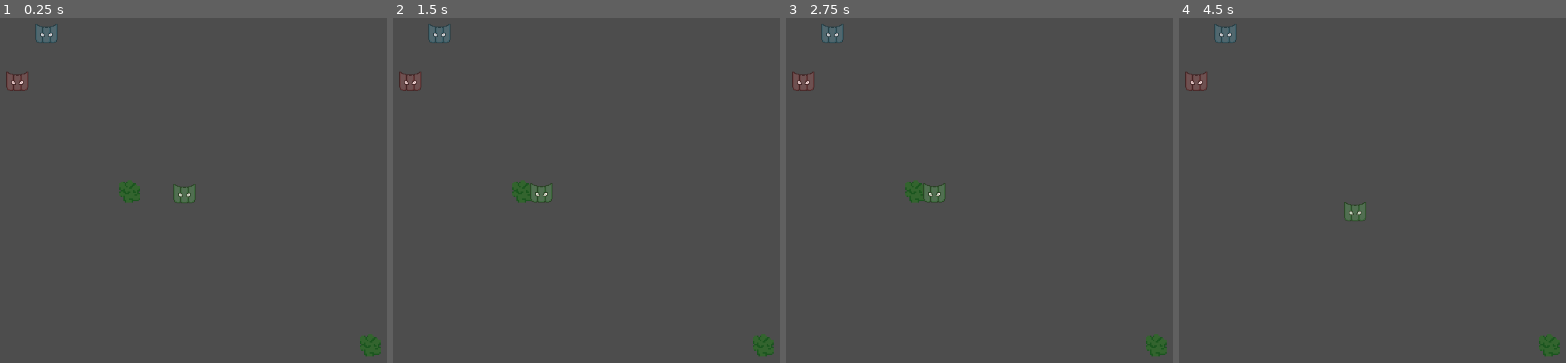
Above: before the commit, frames 1-4 (left to right).
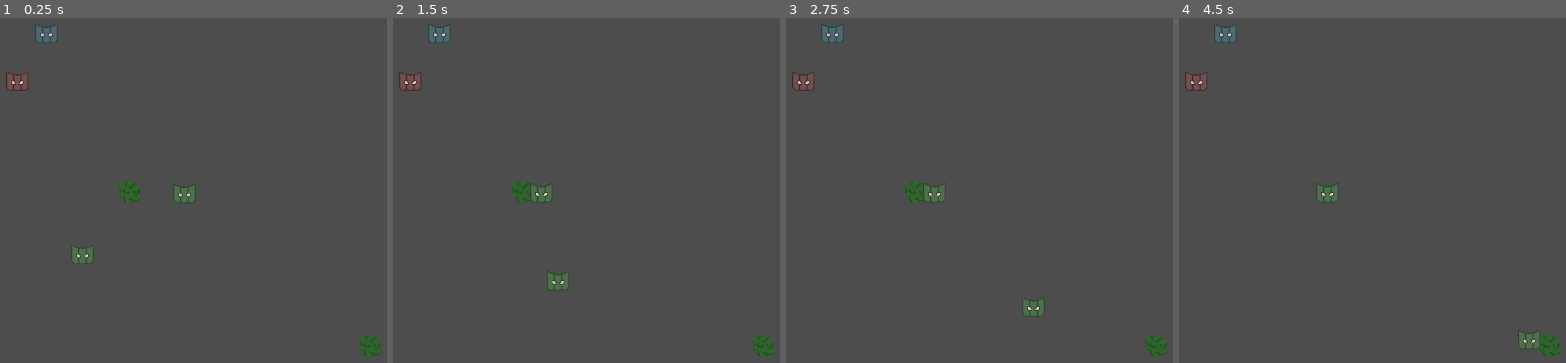
Above: after the commit, the same moments.

Repository: Kayno0o/gwj-86-godot
Game: Godot game, scene res://scenes/game/game.tscn
Same seed, same stepped clock (60 frames per second), same inputs: the game is played once before the commit and once after it.
Inputs:
- Up to frame 1 (0.25 s): no input
- Up to frame 2 (1.5 s): no input
- Up to frame 3 (2.75 s): no input
- Up to frame 4 (4.5 s): tap Enter at 3.5 s

The runs differ from the first frame. In frame 1, 0.3% of the frame differs, in the area x 18-25%, y 65-72%; in frame 2, 0.3%; in frame 3, 0.3%; in frame 4, 0.8%, in the area x 35-94%, y 47-96%.

Commit message:
feat: target only once a same tree

Diff:
--- a/scenes/game/game.tscn
+++ b/scenes/game/game.tscn
@@ -27,3 +27,6 @@
 
 [node name="MaskGreen" parent="Characters" instance=ExtResource("4_lfrn8")]
 position = Vector2(314, 313)
+
+[node name="MaskGreen2" parent="Characters" instance=ExtResource("4_lfrn8")]
+position = Vector2(118, 393)
--- a/scripts/characters/green/mask_green.gd
+++ b/scripts/characters/green/mask_green.gd
@@ -1,6 +1,6 @@
 extends Mask
 
-var target: Node2D = null
+var target: ResourceNode = null
 
 func abstract_ready():
 	check_timer.timeout.connect(_on_check_timer_timeout)
@@ -16,7 +16,7 @@
 	find_target()
 
 func _on_damage_timer_timeout():
-	if target and is_instance_valid(target) and is_instance_of(target, ResourceNode):
+	if target and is_instance_valid(target):
 		var distance = global_position.distance_to(target.global_position)
 		if distance < 30.0:
 			target.on_damage(attack)
@@ -32,13 +32,20 @@
 	var nearest_distance = INF
 
 	for tree in trees:
+		if tree.is_targeted:
+			continue
+
 		var distance = global_position.distance_to(tree.global_position)
 		if distance < nearest_distance:
 			nearest_distance = distance
 			nearest_tree = tree
 
 	if nearest_tree:
+		if target:
+			target.is_targeted = false
+
 		target = nearest_tree
+		target.is_targeted = true
 
 	if check_timer.is_stopped():
 		check_timer.start(check_cooldown)
@@ -54,9 +61,8 @@
 
 	if distance < 30.0:
 		velocity = Vector2.ZERO
-		if is_instance_of(target, ResourceNode):
-			if damage_timer.is_stopped():
-				damage_timer.start(attack_speed)
+		if damage_timer.is_stopped():
+			damage_timer.start(attack_speed)
 		return
 
 	velocity = direction * movement_speed
--- a/scripts/objects/resource.gd
+++ b/scripts/objects/resource.gd
@@ -2,9 +2,11 @@
 class_name ResourceNode
 
 @export var loot: Item
-var health: int
+var health: float
 
-func on_damage(damage: int):
+var is_targeted: bool = false
+
+func on_damage(damage: float):
 	print("on_damage")
 	health -= damage
 
